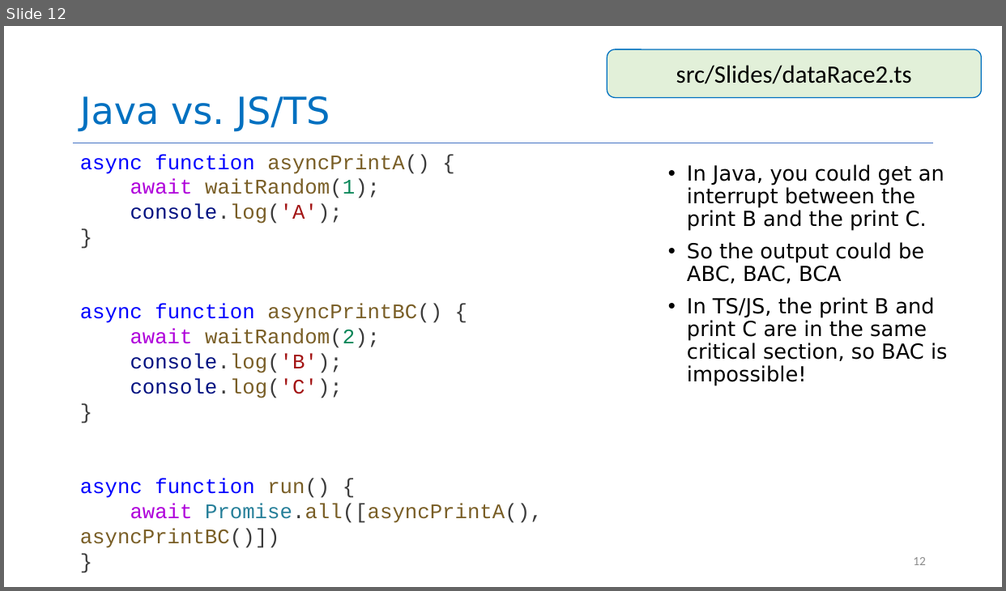
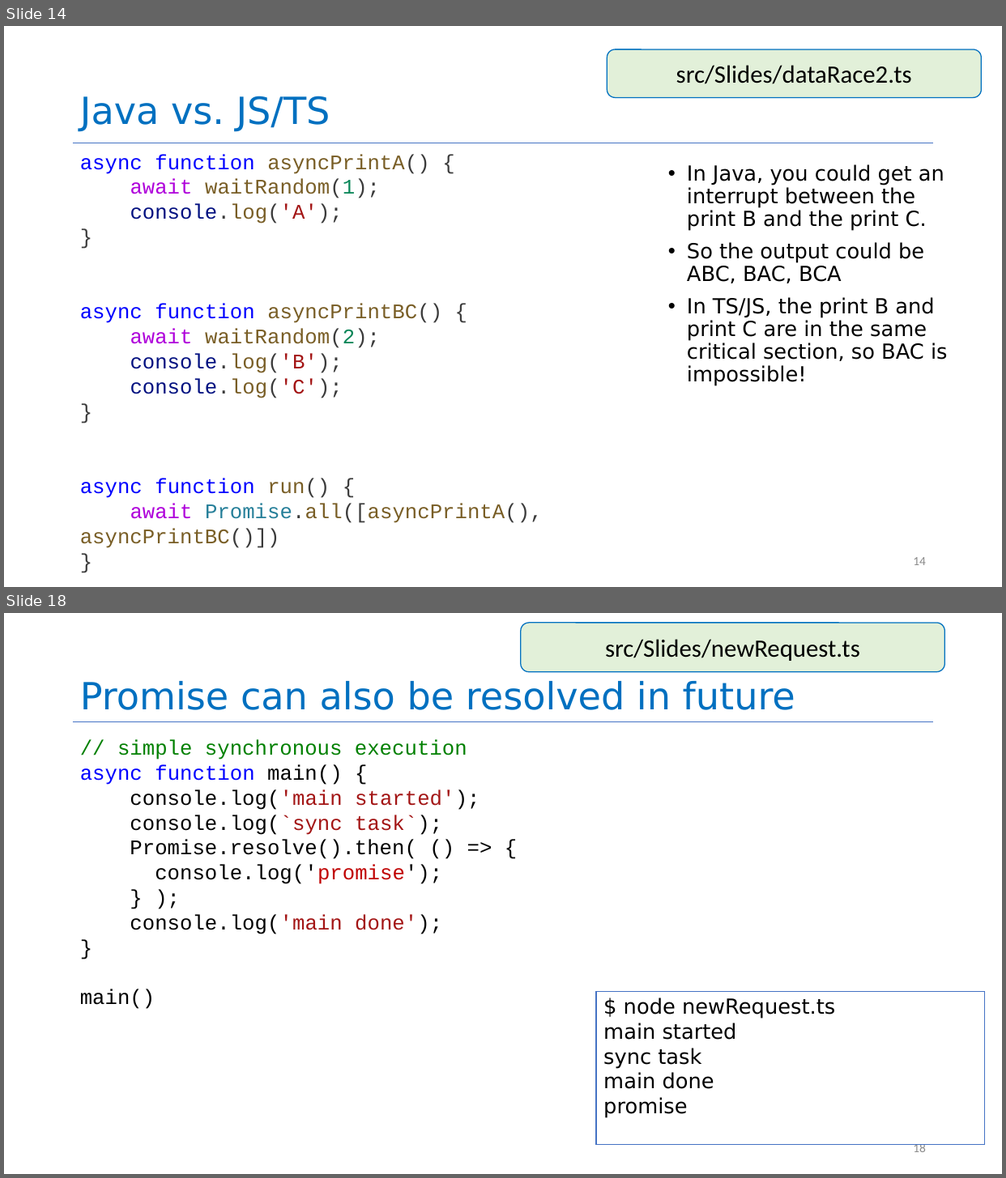
Before and after one commit to neu-se/CS4530-Summer-2026, a slide deck: Slides/Module 08 Concurrency Patterns in Typescript.pptx. Shown one above the other, each under a label of ours: slide 12 before the commit, slides 14 and 18 after it; the slides between them are not shown. The pictures are 1006x591 and 1006x1178 pixels, drawn with LibreOffice and Linux fonts; fonts in the diff are those of the drawing. Boxes give left, top, right and bottom in pixels: in the first picture for what was removed or moved away, otherwise in the second. Text is boxed around its words. In the diff, an @@ line names an element or a change of style, - is before the commit and + after.

Commit message:
tweaked async slides with new examples

```diff
--- a/Slides/Module 08 Concurrency Patterns in Typescript.pptx
+++ b/Slides/Module 08 Concurrency Patterns in Typescript.pptx
@@ slide 18 added at (4, 613, 1002, 1174), background #FFFFFF @@
@@ rounded rectangle added at (521, 623, 945, 672), fill #E2F0D9, outline #0070C0 1 pt, 24 pt, text #000000 @@
+src/Slides/newRequest.ts
@@ title added at (80, 681, 795, 710), 36 pt, text #0070C0 @@
+Promise can also be resolved in future
@@ line added from (73, 722) to (934, 722), #4472C4 0.5 pt @@
@@ text added at (80, 739, 479, 1009), 20 pt, text #000000 @@
+// simple synchronous execution
+async function main() {
+console.log('main started');
+console.log(`sync task`);
+Promise.resolve().then( () => {
+console.log('promise');
+} );
+console.log('main done');
+}
+main()
@@ rectangle added at (596, 992, 985, 1145), fill #FFFFFF at 96% opacity, outline #4472C4 1 pt, 20 pt, text #000000 @@
+$ node newRequest.ts
+main started
+sync task
+main done
+promise
@@ page number added at (913, 1144, 926, 1152), 12 pt, text #8C8C8C @@
+18
@@ what was slide 12 is now slide 14 @@
@@ page number at (913, 557, 926, 565): text changed @@
-12
+14
```
Also in this commit, not shown: 6 slides changed, 5 other slides added, 1 other file.
